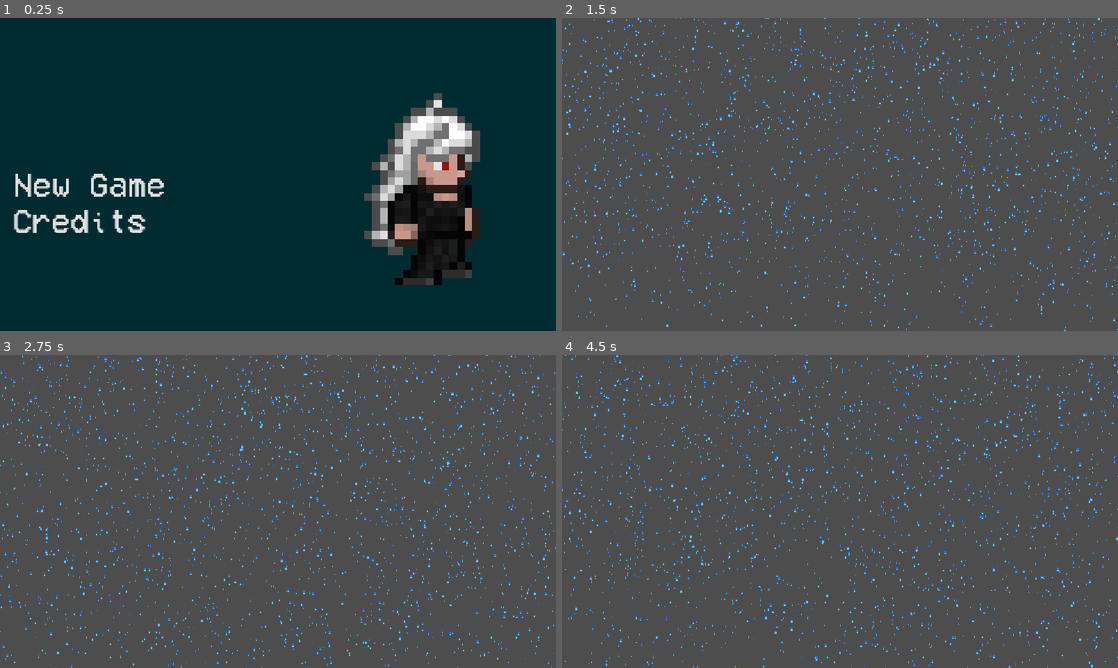
Above: before the commit, frames 1-4 (two rows, left to right).
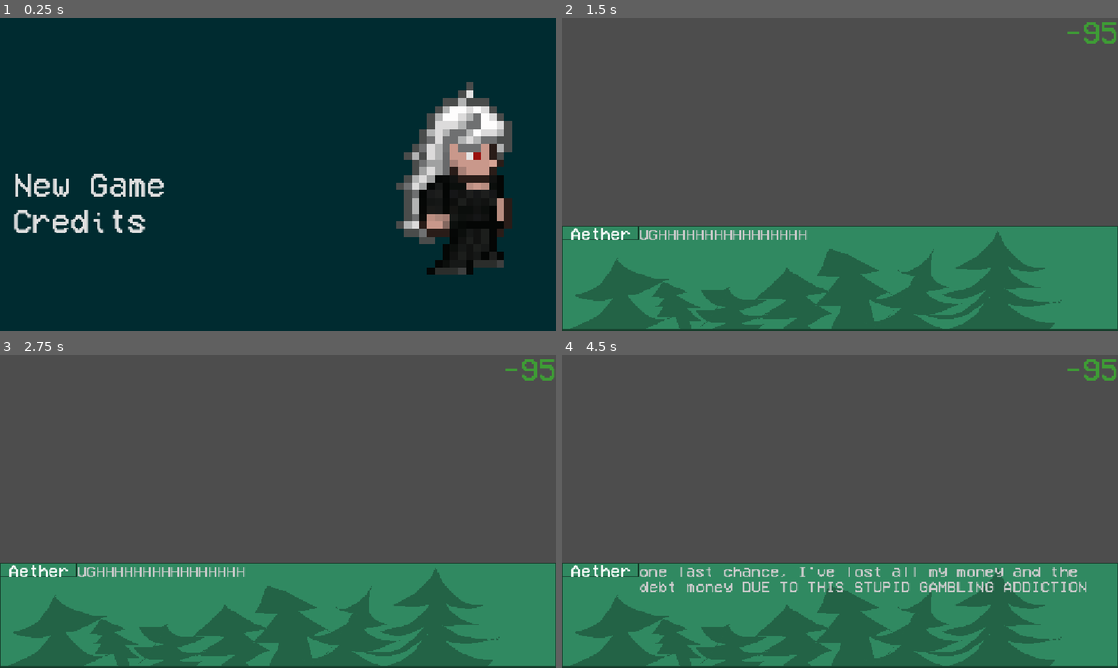
Above: after the commit, the same moments.

Repository: bocchi-the-cat/modusk
Game: Godot game, scene res://scenes/MainMenu.tscn
Same seed, same stepped clock (60 frames per second), same inputs: the game is played once before the commit and once after it. Video files are missing from this copy of the repository; at most half a second of black plays in their place.
Inputs:
- Up to frame 1 (0.25 s): no input
- Up to frame 2 (1.5 s): click "New Game" at 0.5 s
- Up to frame 3 (2.75 s): no input
- Up to frame 4 (4.5 s): no input

The runs differ from the first frame. In frame 1, 10% of the frame differs, in the area x 65-93%, y 20-86%; in frame 2, 36%; in frame 3, 36%, in the area x 0-100%, y 0-100%; in frame 4, 36%.

Commit message:
finished first cutscene ig

Diff:
--- a/label.gd
+++ b/label.gd
@@ -1,6 +1,6 @@
 extends Label
 
-var money: int = 5
 
-func _ready():
-	text = str(money)
+
+func _process(delta: float) -> void:
+	text = str(Globals.money)
--- a/project.godot
+++ b/project.godot
@@ -16,6 +16,10 @@
 config/icon="uid://di46fc2yvom0k"
 config/windows_native_icon="res://assets/icons/256x256.ico"
 
+[autoload]
+
+Globals="*uid://d15g3tyo7vadf"
+
 [display]
 
 window/stretch/mode="canvas_items"
--- /dev/null
+++ b/scenes/Globals.gd
@@ -0,0 +1,8 @@
+extends Node
+
+
+var money: int = -95
+var textbox: String = ""
+
+func wait(seconds: float) -> void:
+	await get_tree().create_timer(seconds).timeout
--- a/scenes/MainMenu.tscn
+++ b/scenes/MainMenu.tscn
@@ -123,7 +123,7 @@
 color = Color(5.4147094e-08, 0.16769385, 0.18822417, 1)
 
 [node name="AnimatedSprite2D" type="AnimatedSprite2D" parent="." unique_id=1453383710]
-position = Vector2(875, 353.99997)
+position = Vector2(941, 333)
 scale = Vector2(15.98, 15.98)
 sprite_frames = SubResource("SpriteFrames_7y3yr")
 autoplay = "default"
--- /dev/null
+++ b/scenes/aether_dialogue_box.tscn
@@ -0,0 +1,51 @@
+[gd_scene format=3 uid="uid://8tb4awt08tu8"]
+
+[ext_resource type="Texture2D" uid="uid://dvg2pxomls3xn" path="res://assets/textbox/nagito_textbox.png" id="1_gnn2i"]
+[ext_resource type="FontFile" uid="uid://besiu2rhyfab7" path="res://assets/fonts/VCR_OSD_MONO.ttf" id="2_gnn2i"]
+[ext_resource type="Script" uid="uid://bk78p5y6chxxp" path="res://scenes/text.gd" id="3_gnn2i"]
+
+[node name="aether_dialogue_box" type="Control" unique_id=73667152]
+layout_mode = 3
+anchors_preset = 15
+anchor_right = 1.0
+anchor_bottom = 1.0
+grow_horizontal = 2
+grow_vertical = 2
+
+[node name="textbox texture" type="TextureRect" parent="." unique_id=364354691]
+layout_mode = 1
+anchors_preset = 7
+anchor_left = 0.5
+anchor_top = 1.0
+anchor_right = 0.5
+anchor_bottom = 1.0
+offset_left = -576.0
+offset_top = -216.0
+offset_right = 576.0
+grow_horizontal = 2
+grow_vertical = 0
+texture = ExtResource("1_gnn2i")
+
+[node name="Aether" type="Label" parent="textbox texture" unique_id=627285551]
+layout_mode = 0
+offset_left = -1.0
+offset_top = -1.0
+offset_right = 158.0
+offset_bottom = 30.0
+theme_override_fonts/font = ExtResource("2_gnn2i")
+theme_override_font_sizes/font_size = 35
+text = "Aether"
+horizontal_alignment = 1
+
+[node name="text" type="Label" parent="textbox texture" unique_id=56098703]
+layout_mode = 0
+offset_left = 159.0
+offset_top = 1.0
+offset_right = 1150.0
+offset_bottom = 213.0
+theme_override_colors/font_color = Color(0.7919991, 0.79199916, 0.7919991, 1)
+theme_override_fonts/font = ExtResource("2_gnn2i")
+theme_override_font_sizes/font_size = 33
+text = "sfgjfghg"
+autowrap_mode = 2
+script = ExtResource("3_gnn2i")
--- a/scenes/hotbar_scene.tscn
+++ /dev/null
@@ -1,44 +0,0 @@
-[gd_scene format=3 uid="uid://b1ugm1ksmpbnn"]
-
-[ext_resource type="Texture2D" uid="uid://bkiej5awfdswu" path="res://assets/hotbar/UnderTexture.png" id="1_a88ta"]
-[ext_resource type="Texture2D" uid="uid://bff8v7wmecse0" path="res://assets/hotbar/decoration.png" id="2_p70a6"]
-
-[node name="hotbar_scene" type="Control" unique_id=809022301]
-layout_mode = 3
-anchors_preset = 15
-anchor_right = 1.0
-anchor_bottom = 1.0
-grow_horizontal = 2
-grow_vertical = 2
-
-[node name="hotbar_under" type="TextureRect" parent="." unique_id=1893243132]
-custom_minimum_size = Vector2(550, 96)
-custom_maximum_size = Vector2(550, 96)
-layout_mode = 1
-anchors_preset = 7
-anchor_left = 0.5
-anchor_top = 1.0
-anchor_right = 0.5
-anchor_bottom = 1.0
-offset_left = -334.0
-offset_top = -112.9
-offset_right = 334.0
-grow_horizontal = 2
-grow_vertical = 0
-texture = ExtResource("1_a88ta")
-
-[node name="hotbar_decoration" type="TextureRect" parent="hotbar_under" unique_id=311314403]
-custom_minimum_size = Vector2(550, 96)
-custom_maximum_size = Vector2(550, 96)
-layout_mode = 1
-anchors_preset = 7
-anchor_left = 0.5
-anchor_top = 1.0
-anchor_right = 0.5
-anchor_bottom = 1.0
-offset_left = -284.0
-offset_top = -96.0
-offset_right = 284.0
-grow_horizontal = 2
-grow_vertical = 0
-texture = ExtResource("2_p70a6")
--- /dev/null
+++ b/scenes/new_game_cutscene.gd
@@ -0,0 +1,28 @@
+extends Node2D
+
+
+
+# Called when the node enters the scene tree for the first time.
+func _ready() -> void:
+	$CanvasLayer/ui_scene/hotbar_under.hide()
+	$CanvasLayer/ui_scene/money.show()
+	$VideoStreamPlayer.hide()
+	$VideoStreamPlayer.stop()
+	Globals.textbox = "UGHHHHHHHHHHHHHHHH"
+	await Globals.wait(3)
+	Globals.textbox = "one last chance, I've lost all my money and the debt money DUE TO THIS STUPID GAMBLING ADDICTION"
+	await Globals.wait(5)
+	$aether_dialogue_box.hide()
+	$VideoStreamPlayer.show()
+	$VideoStreamPlayer.play()
+	Globals.money = -100
+	await Globals.wait(14)
+	$VideoStreamPlayer.stop()
+	$VideoStreamPlayer.hide()
+	$aether_dialogue_box.show()
+
+	#done first part and video
+
+	Globals.textbox = "IM SO SCREWED"
+	await Globals.wait(3)
+	Globals.textbox = "Last thing I can do is run away and hope i can get the money back"
--- a/scenes/new_game_cutscene.tscn
+++ b/scenes/new_game_cutscene.tscn
@@ -1,7 +1,32 @@
 [gd_scene format=3 uid="uid://cv8wq0jnvbwl0"]
 
-[ext_resource type="PackedScene" uid="uid://dhkfk2tl0hk3q" path="res://scenes/rain_scene.tscn" id="1_2rwkt"]
+[ext_resource type="VideoStream" uid="uid://d2j2wuaesrleq" path="res://assets/cutscenes/slot_machine.ogv" id="1_2rwkt"]
+[ext_resource type="Script" uid="uid://dv2dopx4hhkp5" path="res://scenes/new_game_cutscene.gd" id="1_77t35"]
+[ext_resource type="PackedScene" uid="uid://8tb4awt08tu8" path="res://scenes/aether_dialogue_box.tscn" id="2_1qmn3"]
+[ext_resource type="PackedScene" uid="uid://d181sa6djur1f" path="res://scenes/ui_scene.tscn" id="4_1qmn3"]
 
 [node name="new_game_cutscene" type="Node2D" unique_id=1670878349]
+script = ExtResource("1_77t35")
 
-[node name="rain_scene" parent="." unique_id=1038252582 instance=ExtResource("1_2rwkt")]
+[node name="VideoStreamPlayer" type="VideoStreamPlayer" parent="." unique_id=1561692675]
+anchors_preset = 15
+anchor_right = 1.0
+anchor_bottom = 1.0
+offset_left = 116.0
+offset_top = -3.0
+offset_right = 344.0
+offset_bottom = 159.0
+grow_horizontal = 2
+grow_vertical = 2
+scale = Vector2(3.985, 3.985)
+stream = ExtResource("1_2rwkt")
+
+[node name="aether_dialogue_box" parent="." unique_id=73667152 instance=ExtResource("2_1qmn3")]
+offset_left = 577.0
+offset_top = 647.0
+offset_right = 577.0
+offset_bottom = 647.0
+
+[node name="CanvasLayer" type="CanvasLayer" parent="." unique_id=1678305814]
+
+[node name="ui_scene" parent="CanvasLayer" unique_id=1520158015 instance=ExtResource("4_1qmn3")]
--- /dev/null
+++ b/scenes/text.gd
@@ -0,0 +1,6 @@
+extends Label
+
+
+# Called when the node enters the scene tree for the first time.
+func _process(delta: float) -> void:
+	text = str(Globals.textbox)
--- a/scenes/ui_scene.tscn
+++ b/scenes/ui_scene.tscn
@@ -2,16 +2,50 @@
 
 [ext_resource type="FontFile" uid="uid://besiu2rhyfab7" path="res://assets/fonts/VCR_OSD_MONO.ttf" id="1_femh2"]
 [ext_resource type="Script" uid="uid://cpmpn6sm3qxtf" path="res://label.gd" id="1_jy7lt"]
+[ext_resource type="Texture2D" uid="uid://bkiej5awfdswu" path="res://assets/hotbar/UnderTexture.png" id="1_uymlc"]
+[ext_resource type="Texture2D" uid="uid://bff8v7wmecse0" path="res://assets/hotbar/decoration.png" id="2_8ysb5"]
 
 [sub_resource type="StyleBoxEmpty" id="StyleBoxEmpty_b2wvb"]
 
-[node name="money_scene" type="Control" unique_id=1520158015]
+[node name="ui_scene" type="Control" unique_id=1520158015]
 layout_mode = 3
 anchors_preset = 15
 anchor_right = 1.0
 anchor_bottom = 1.0
 grow_horizontal = 2
 grow_vertical = 2
+
+[node name="hotbar_under" type="TextureRect" parent="." unique_id=308573796]
+custom_minimum_size = Vector2(550, 96)
+custom_maximum_size = Vector2(550, 96)
+layout_mode = 1
+anchors_preset = 7
+anchor_left = 0.5
+anchor_top = 1.0
+anchor_right = 0.5
+anchor_bottom = 1.0
+offset_left = -275.0
+offset_top = -96.0
+offset_right = 275.0
+grow_horizontal = 2
+grow_vertical = 0
+texture = ExtResource("1_uymlc")
+
+[node name="hotbar_decoration" type="TextureRect" parent="hotbar_under" unique_id=1232410488]
+custom_minimum_size = Vector2(550, 96)
+custom_maximum_size = Vector2(550, 96)
+layout_mode = 1
+anchors_preset = 7
+anchor_left = 0.5
+anchor_top = 1.0
+anchor_right = 0.5
+anchor_bottom = 1.0
+offset_left = -275.0
+offset_top = -96.0
+offset_right = 275.0
+grow_horizontal = 2
+grow_vertical = 0
+texture = ExtResource("2_8ysb5")
 
 [node name="money" type="Label" parent="." unique_id=815611221]
 layout_mode = 1
Binary file changed: assets/particles/rain.png
Binary file added: assets/textbox/aether_textbox.png
Not shown, added: assets/textbox/aether_textbox.png.import
Binary file added: assets/textbox/nagito_textbox.png
Not shown, added: assets/textbox/nagito_textbox.png.import
Not shown, added: scenes/Globals.gd.uid
Not shown, added: scenes/new_game_cutscene.gd.uid
Not shown, added: scenes/text.gd.uid
Not shown, added: assets/cutscenes/slot_machine.mp4
Not shown, added: assets/cutscenes/slot_machine.mp4.log
Not shown, added: assets/cutscenes/slot_machine.ogv
Not shown, added: assets/cutscenes/slot_machine.ogv.log
(and 3 more such lines)
